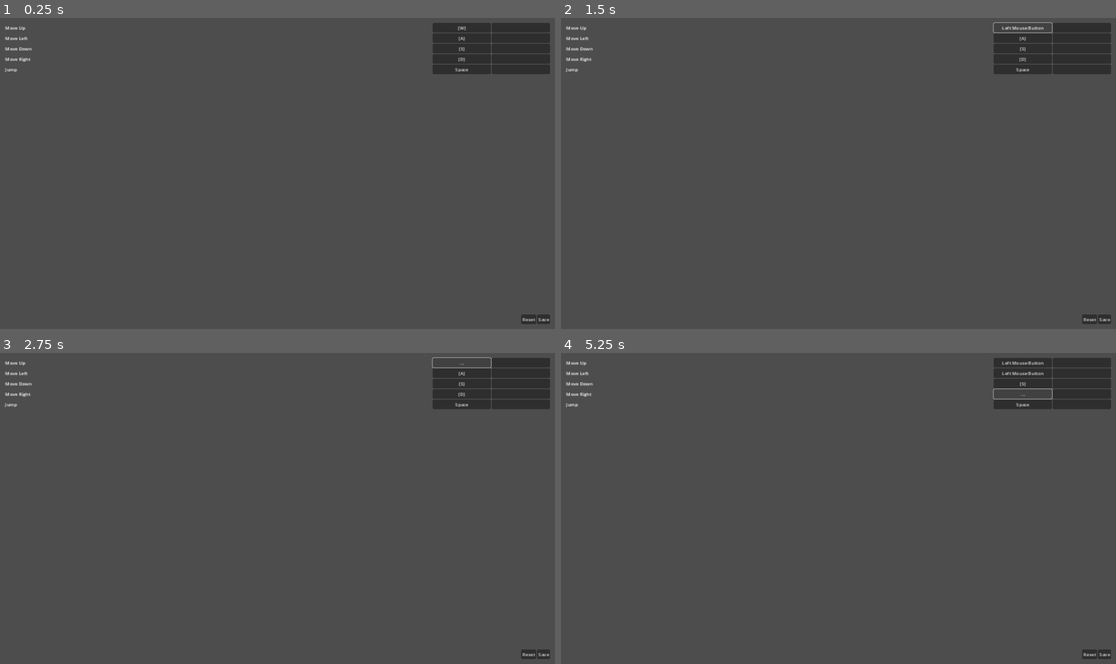
Above: before the commit, frames 1-4 (two rows, left to right).
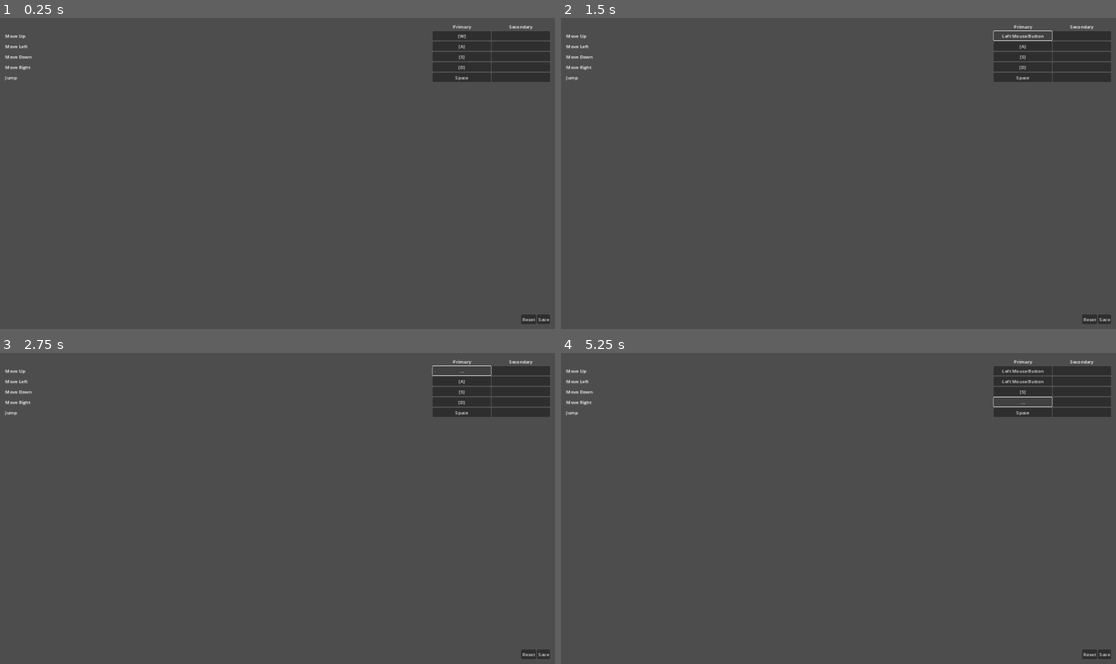
Above: after the commit, the same moments.

Repository: joshuajenner/Cog-UI
Game: Godot game, scene res://examples/input_settings/input_settings.tscn
The game is run twice, just before and just after one commit, with the same random seed, the same clock (stepped at 60 frames per second) and the same inputs. The project has no main scene, so this scene is started directly.
Inputs (mouse positions are in pixels of both pictures, inside the frame that each line leads up to):
- Up to frame 1 (0.25 s): no input
- Up to frame 2 (1.5 s): click "[W]" at 0.5 s; click "..." at 1.25 s
- Up to frame 3 (2.75 s): click "Left Mouse Button" at 2 s
- Up to frame 4 (5.25 s): click (1082, 362) at 2.77 s; click "[A]" at 3.5 s; click "[S]" at 4.25 s; click "[D]" at 5 s

The runs differ from the first frame. In frame 1, 2.0% of the frame differs, in the area x 0-100%, y 1-21%; in frame 2, 1.9%; in frame 3, 1.8%; in frame 4, 2.1%.

Commit message:
Update input_settings.tscn

Diff:
--- a/examples/input_settings/input_settings.tscn
+++ b/examples/input_settings/input_settings.tscn
@@ -19,6 +19,22 @@
 
 [node name="VBoxContainer" type="VBoxContainer" parent="."]
 layout_mode = 2
+
+[node name="Title" type="HBoxContainer" parent="VBoxContainer"]
+layout_mode = 2
+alignment = 2
+
+[node name="Label" type="Label" parent="VBoxContainer/Title"]
+custom_minimum_size = Vector2(200, 0)
+layout_mode = 2
+text = "Primary"
+horizontal_alignment = 1
+
+[node name="Label2" type="Label" parent="VBoxContainer/Title"]
+custom_minimum_size = Vector2(200, 0)
+layout_mode = 2
+text = "Secondary"
+horizontal_alignment = 1
 
 [node name="Move Up" type="HBoxContainer" parent="VBoxContainer"]
 layout_mode = 2
